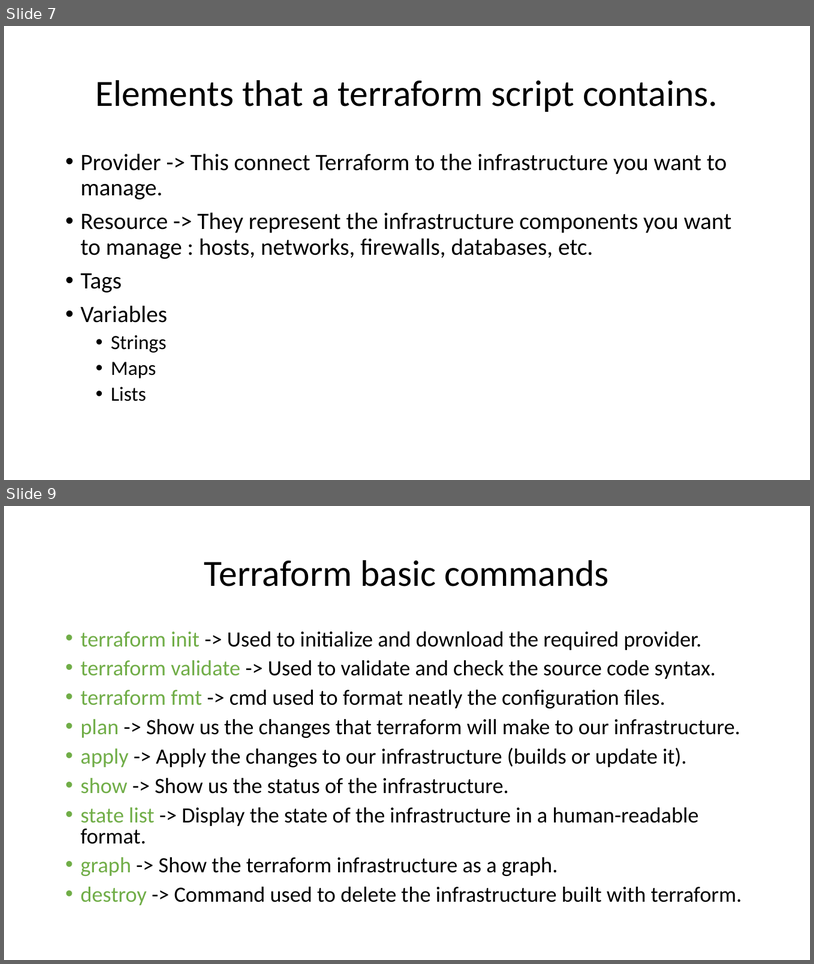
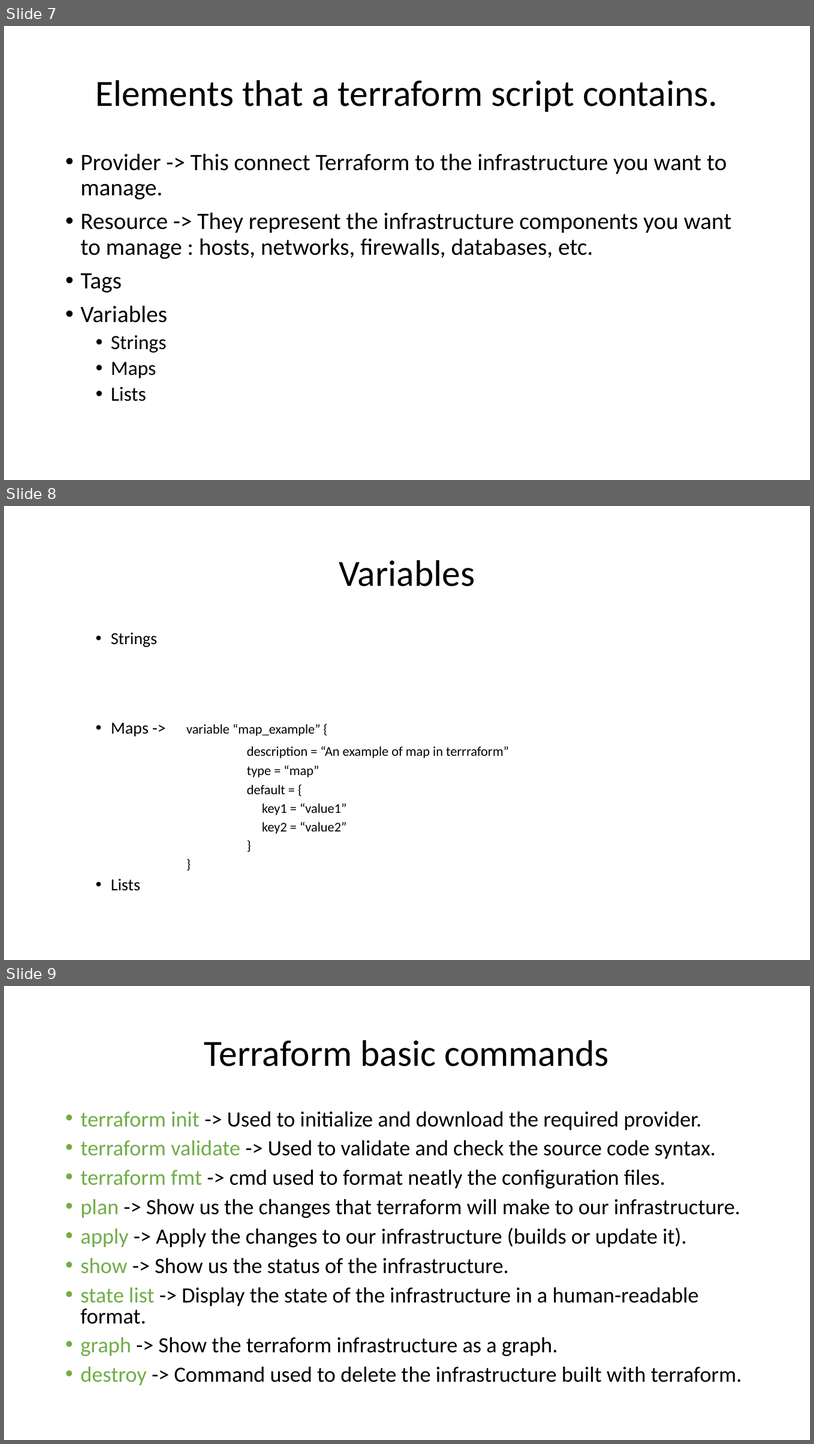
Before and after one commit to JlccX/terraform-training, a slide deck: Terraform.pptx. Shown one above the other, each under a label of ours: slides 7 and 9 before the commit, slides 7, 8 and 9 after it; the slides between them are not shown. The pictures are 814x964 and 814x1444 pixels, drawn with LibreOffice and Linux fonts; fonts in the diff are those of the drawing. Boxes give left, top, right and bottom in pixels: in the first picture for what was removed or moved away, otherwise in the second. Text is boxed around its words. In the diff, an @@ line names an element or a change of style, - is before the commit and + after.

```diff
--- a/Terraform.pptx
+++ b/Terraform.pptx
@@ slide 8 added at (x1=4, y1=506, x2=810, y2=960), background #FFFFFF @@
@@ title added at (x1=339, y1=560, x2=475, y2=586), 44 pt, text #000000 @@
+Variables
@@ text added at (x1=111, y1=632, x2=509, y2=891), 16 pt, text #000000 @@
+  • Strings
+  • Maps -> variable “map_example” {
+    description = “An example of map in terrraform”
+    type = “map”
+    default = {
+    key1 = “value1”
+    key2 = “value2”
+    }
+    }
+  • Lists
```
Also in this commit, not shown: 1 slide changed, 1 slide removed, 20 other files.
